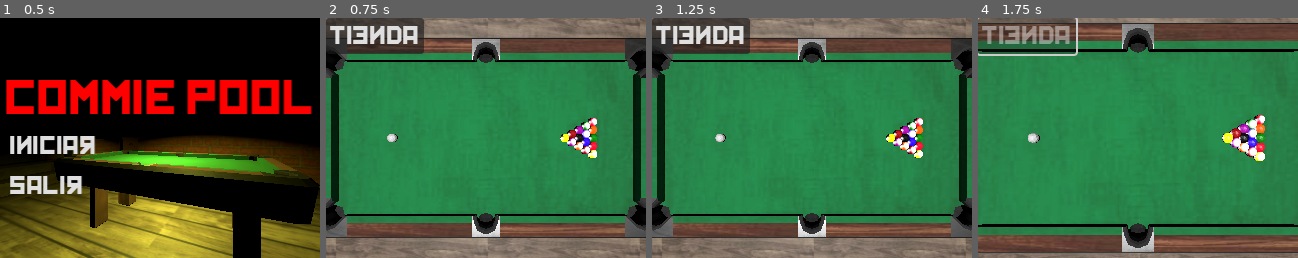
Above: before the commit, frames 1-4 (left to right).
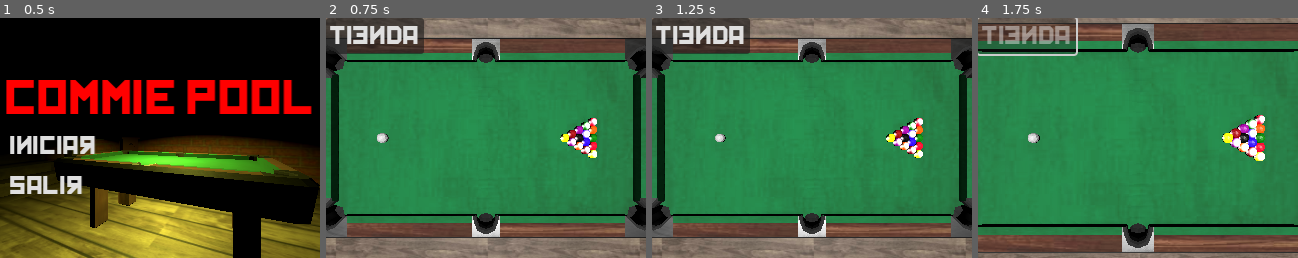
Above: after the commit, the same moments.

Repository: Corcho4433/commiepool-sourcecode
Game: Godot game, scene res://scenes/mainmenu.tscn
Two runs of this game, one before a commit and one after it. Both use one fixed random seed, a clock stepped at 60 frames per second and the inputs below.
Inputs:
- Up to frame 1 (0.5 s): no input
- Up to frame 2 (0.75 s): click "Iniciar" at 0.5 s
- Up to frame 3 (1.25 s): no input
- Up to frame 4 (1.75 s): click "Tienda" at 1.25 s

Frame 1 is identical in both runs. In frame 2, 0.2% of the frame differs, in the area x 15-23%, y 47-53%; in frame 3, less than 0.1%; in frame 4, nothing differs.

Commit message:
i just cooked here

Diff:
--- a/scenes/GameScene.tscn
+++ b/scenes/GameScene.tscn
@@ -106,7 +106,7 @@
 chargeBar = NodePath("../GUIComponent/RichTextLabel")
 
 [node name="CueBall" parent="CueComponent" node_paths=PackedStringArray("cameraNode") instance=ExtResource("4_lnexn")]
-transform = Transform3D(1, 0, 0, 0, 1, 0, 0, 0, 1, 0, -0.0378553, 0.575699)
+transform = Transform3D(1, 0, 0, 0, 1, 0, 0, 0, 1, 0, 0.154643, 0.575699)
 max_contacts_reported = 100
 script = ExtResource("5_0d3vu")
 cameraNode = NodePath("../../Camera3D")
@@ -126,7 +126,6 @@
 [node name="palo_pool" parent="GUIComponent" instance=ExtResource("10_j1a6t")]
 
 [node name="RichTextLabel" type="RichTextLabel" parent="GUIComponent"]
-visible = false
 offset_left = 139.0
 offset_top = 131.0
 offset_right = 207.0
@@ -161,4 +160,3 @@
 [connection signal="ball_strike" from="CueComponent" to="TurnComponent" method="_on_cue_component_ball_strike"]
 [connection signal="body_entered" from="CueComponent/CueBall" to="CueComponent/CueBall" method="_on_body_entered"]
 [connection signal="cue_ball_clicked" from="CueComponent/CueBall" to="CueComponent" method="_on_cue_ball_clicked"]
-[connection signal="score_ball" from="TurnComponent" to="." method="_on_turn_score_ball"]
--- a/scripts/CueBall.gd
+++ b/scripts/CueBall.gd
@@ -6,7 +6,7 @@
 func _process(_delta):
 
 
-	if Input.is_action_pressed("LeftClick"):
+	if Input.is_action_just_pressed("LeftClick"):
 		var mousePosition = cameraNode.project_position(get_viewport().get_mouse_position(),1)
 		var ballPosition = position
 		var distance = (mousePosition-ballPosition).length()
--- a/scripts/CueComponent.gd
+++ b/scripts/CueComponent.gd
@@ -24,15 +24,17 @@
 
 
 var appliedForce : Vector3
-var oldDirection : Vector3
+var _oldDirection : Vector3
 var direction : Vector3
 var distance : float
 @export var FORCE_MULTIPLIER : float = 9
 @export var MAX_FORCE_VARIATION : float = 1.1
 @export var MIN_FORCE_VARIATION : float = 1
-const  MAX_DISTANCE : float = 0.4
 
 
+
+func _ready():
+	GameEvent.cue_used_changed.connect(_on_cue_ball_clicked)
 
 
 # Called every frame. 'delta' is the elapsed time since the previous frame.
@@ -41,29 +43,31 @@
 	mousePosition = cameraNode.project_position(get_viewport().get_mouse_position(),1)
 	ballPosition = cueBall.position
 	appliedForce = getStrokePower(ballPosition,mousePosition)
-	if oldDirection != direction:
+	if _oldDirection != direction:
 		GameEvent.update_cue_charge.emit(ballPosition,direction,distance)
 
 
 	if Input.is_action_just_released("LeftClick"):
-		isCueStickUsed = false
-		chargeBar.visible = false
-		applyStrokePower(appliedForce, Vector3.ZERO)
-		emit_signal("ball_strike")
-		GameEvent.cue_used_changed.emit()
+		_handle_strike()
 
-	oldDirection = direction
+
+	_oldDirection = direction
 
 func applyStrokePower(force : Vector3, spin : Vector3):
 	cueBall.apply_impulse(force, spin)
 
 func getStrokePower(ballPos: Vector3, shotPos: Vector3):
+	const MAX_DISTANCE : float = GameEvent.MAX_DISTANCE
+	const MIN_DISTANCE : float = GameEvent.MIN_DISTANCE
 	var forceVariation : float = randf_range(MIN_FORCE_VARIATION,MAX_FORCE_VARIATION)
 	var posDifference : Vector3  = ballPos - shotPos
 	posDifference[1] = 0
 	distance = posDifference.length()
 	direction = posDifference.normalized()
-	if distance >= MAX_DISTANCE: distance = MAX_DISTANCE
+	if distance >= MAX_DISTANCE:
+		distance = MAX_DISTANCE
+	elif distance <= MIN_DISTANCE:
+		distance = 0
 	return direction * FORCE_MULTIPLIER * distance * forceVariation
 
 
@@ -71,3 +75,12 @@
 	if Input.is_action_pressed("LeftClick") == false or isCueStickActive == false or isCueStickUsed == true: return
 	isCueStickUsed = true
 	GameEvent.cue_used_changed.emit()
+
+func _handle_strike():
+	isCueStickUsed = false
+	if distance == 0:
+			GameEvent.cue_used_changed.emit()
+	else:
+		applyStrokePower(appliedForce, Vector3.ZERO)
+		emit_signal("ball_strike")
+		GameEvent.cue_used_changed.emit()
--- a/scripts/GUIComponent.gd
+++ b/scripts/GUIComponent.gd
@@ -6,13 +6,14 @@
 @export var camera : Camera3D
 var _cueStick : MeshInstance3D
 
-const  MAX_DISTANCE : float = 0.4
+
 
 func _ready():
 	_cueStick = cueStickNode.get_node("Cylinder")
 	GameEvent.update_cue_charge.connect(update_cue_charge)
 	GameEvent.change_turn.connect(change_cue_color)
 	GameEvent.cue_used_changed.connect(change_cue_visibility)
+	GameEvent.on_ball_scored.connect(display_ball_scored)
 	change_cue_color(1)
 	change_cue_visibility()
 
@@ -31,7 +32,10 @@
 	_cueStick.set_surface_override_material(1,material)
 
 func change_cue_visibility():
+	if _cueStick.visible == false:
+		await GameEvent.update_cue_charge
 	_cueStick.visible = !_cueStick.visible
+	chargeBar.visible = !chargeBar.visible
 
 func displayCueStick(ball_pos : Vector3, direction : Vector3, distance : float):
 	var cueRotation : Vector3 = Vector3(1.5708,atan2(direction.x,direction.z),0)
@@ -41,9 +45,10 @@
 	_cueStick.position = cuePosition
 
 func displayChargeBar(ball_pos : Vector3, direction : Vector3, distance : float):
+	const  MAX_DISTANCE : float = GameEvent.MAX_DISTANCE
 	var chargeBarPosition : Vector3 = ball_pos - (direction * distance)
 	var minDistance : Vector3 = direction * -0.15
-	var chargeBarPercentage : int = int((distance / MAX_DISTANCE) * 100)
+	var chargeBarPercentage : int = int((distance / MAX_DISTANCE ) * 100  )
 	chargeBar.visible = true
 	chargeBar.position = camera.unproject_position(chargeBarPosition + minDistance)
 	setChargeBarText(chargeBarPercentage)
@@ -64,3 +69,6 @@
 	chargeBar.parse_bbcode("[center]" + tags)
 	chargeBar.add_text(str(percentage) + "%")
 	chargeBar.pop_all()
+
+func display_ball_scored(_turn:int, _ball: BallObject):
+	pass
--- a/scripts/TurnComponent.gd
+++ b/scripts/TurnComponent.gd
@@ -1,7 +1,6 @@
 extends Node
 class_name TurnManager
 
-signal score_ball(turn : int,ball : BallObject)
 ## Almacena una referencia al objeto [BallsArray] de la escena.
 @onready
 var ball_array : BallsArray = get_node("../BallArrayComponent")
@@ -85,9 +84,9 @@
 		firstTurn = false
 	getExtraTurns(types)
 	if infoTurns[turn]["Type"] == types[0]:
-		score_ball.emit(turn, ball)
+		GameEvent.on_ball_scored.emit(turn, ball)
 	else:
-		score_ball.emit(otherTurn, ball)
+		GameEvent.on_ball_scored.emit(otherTurn, ball)
 
 func getExtraTurns(types : Array):
 	var firstBallType = ball_array.checkTypeBall(firstBallTouched)
--- a/scripts/game_event.gd
+++ b/scripts/game_event.gd
@@ -4,3 +4,17 @@
 signal change_turn(turn : int)
 signal update_cue_charge(ball_position : Vector3, direction : Vector3, distance : Vector3)
 signal cue_used_changed()
+#penalty comited no esta programada ashe
+signal penalty_commited()
+signal on_ball_scored(turn : int, ball : BallObject)
+
+const MAX_DISTANCE = 0.4
+const MIN_DISTANCE = 0.02
+
+const PLAYER_ONE = 1
+const PLAYER_TWO = 2
+
+var infoPlayer = {
+	PLAYER_ONE: {"Balls": []},
+	PLAYER_TWO: {"Balls": []},
+}
--- a/scripts/mains.gd
+++ b/scripts/mains.gd
@@ -20,15 +20,13 @@
 ## el tipo de bolas que le corresponde, ej: [br] [br]
 ## [code] {PLAYER_ONE: {"Balls": [], "Type": ""}, PLAYER_TWO: {"Balls": [], "Type": ""},}
 ## [/code]
-var infoPlayer = {
-	PLAYER_ONE: {"Balls": []},
-	PLAYER_TWO: {"Balls": []},
-}
+
 ## Visibilidad de las pelotas
 var active : bool = true
 
 
 func _ready():
+	GameEvent.on_ball_scored.connect(_on_turn_score_ball)
 	new_game()
 	pass
 
@@ -62,11 +60,12 @@
 
 func check_win(turn : int,ball : BallObject):
 
-	if infoPlayer[turn]["Balls"].size() >= 8 and ball.ballName == "Ball8":
+	if GameEvent.infoPlayer[turn]["Balls"].size() >= 8 and ball.ballName == "Ball8":
 		print("jugador " + str(turn) +" gana")
 	elif ball.ballName == "Ball8":
 		print("jugador " + str(turn) +" pierde")
 
 func _on_turn_score_ball(turn, ball):
-	infoPlayer[turn]["Balls"].append(ball)
+	GameEvent.infoPlayer[turn]["Balls"].append(ball)
+	print(GameEvent.infoPlayer)
 	check_win(turn,ball)
